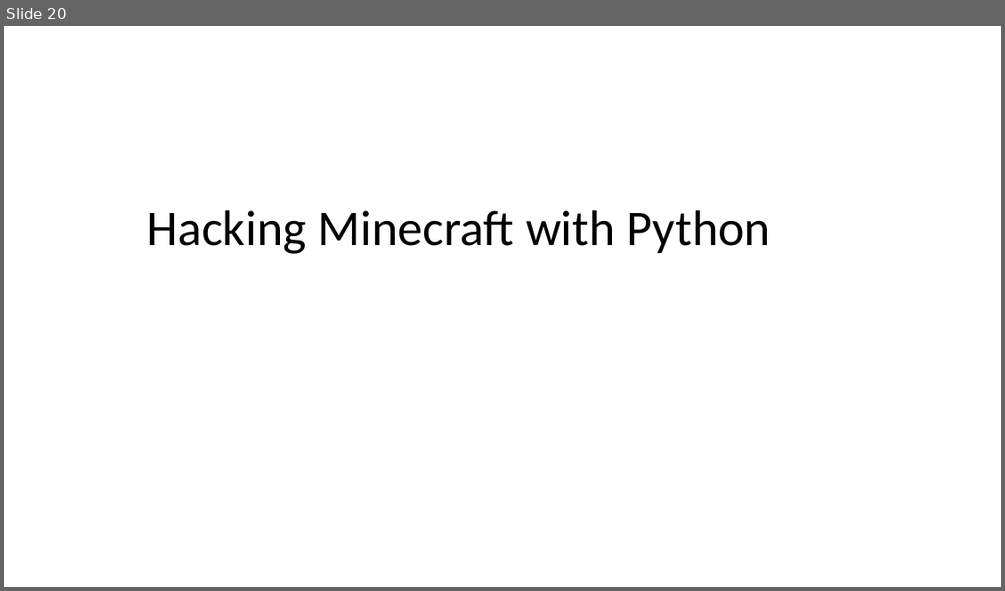
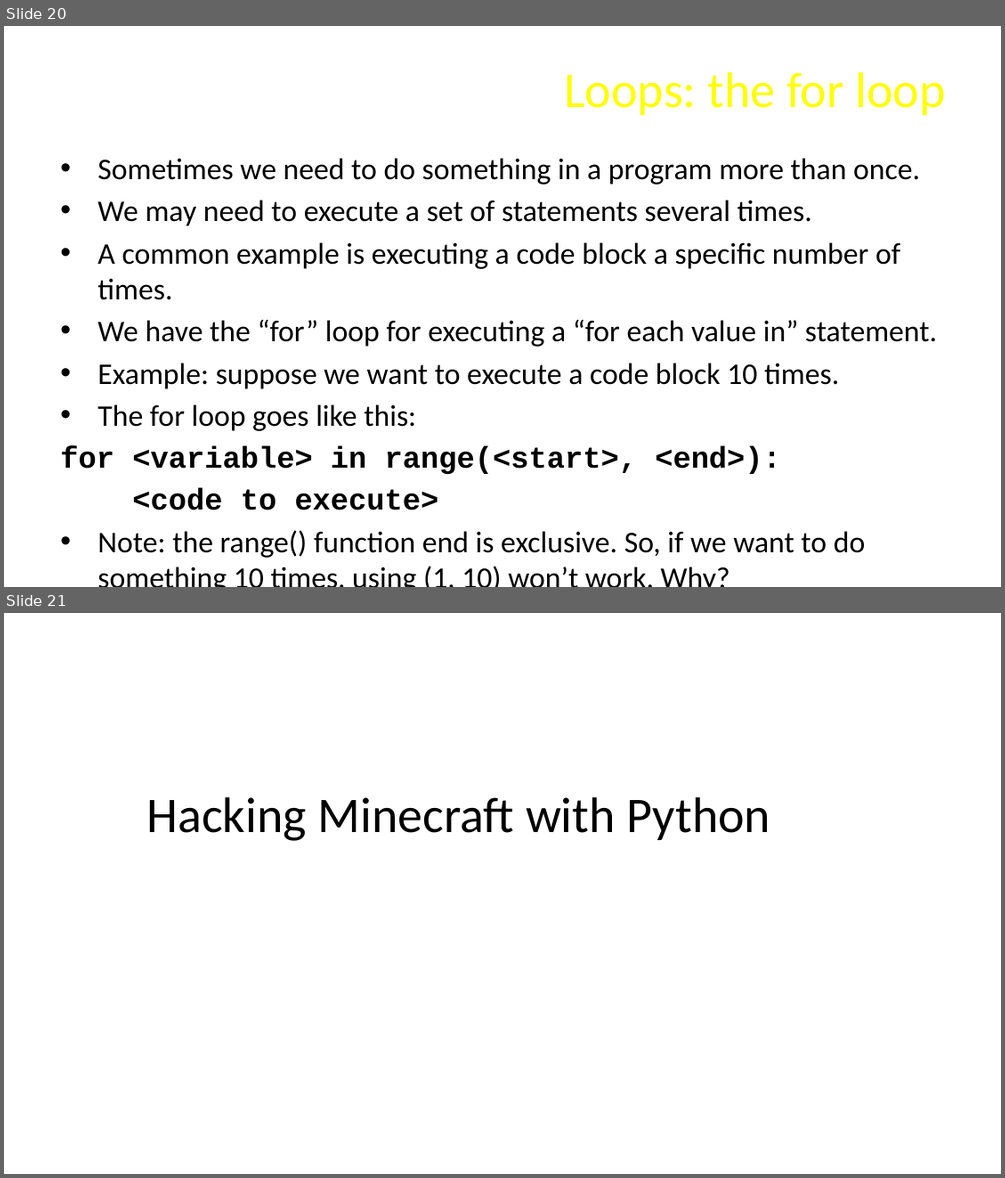
Before and after one commit to ChuckBell/Mines-Minerals-and-Minecraft, a slide deck: slides/Lesson5.pptx. Shown one above the other, each under a label of ours: slide 20 before the commit, slides 20 and 21 after it. The pictures are 1005x591 and 1005x1178 pixels, drawn with LibreOffice and Linux fonts; fonts in the diff are those of the drawing; background and template pictures are left out. Boxes give left, top, right and bottom in pixels: in the first picture for what was removed or moved away, otherwise in the second. Text is boxed around its words. In the diff, an @@ line names an element or a change of style, - is before the commit and + after.

```diff
--- a/slides/Lesson5.pptx
+++ b/slides/Lesson5.pptx
@@ slide 20 added at [4,26,1001,587], background picture (left out) @@
@@ title added at [564,72,946,115], 48 pt, text #FFFF00 @@
+Loops: the for loop
@@ text added at [60,158,937,557], 28.9 pt, text #000000 @@
+• Sometimes we need to do something in a program more than once.
+• We may need to execute a set of statements several times.
+• A common example is executing a code block a specific number of times.
+• We have the “for” loop for executing a “for each value in” statement.
+• Example: suppose we want to execute a code block 10 times.
+• The for loop goes like this:
+for <variable> in range(<start>, <end>):
+<code to execute>
+• Note: the range() function end is exclusive. So, if we want to do something 10 times, using (1, 10) won’t work. Why?
@@ what was slide 20 is now slide 21 @@
```
Also in this commit, not shown: 1 slide changed, 1 other slide added.
